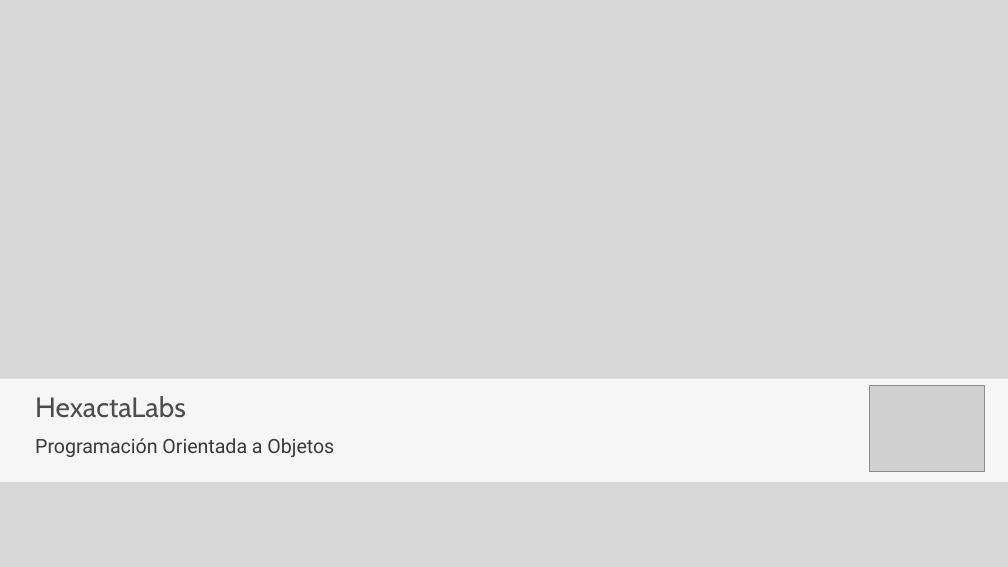
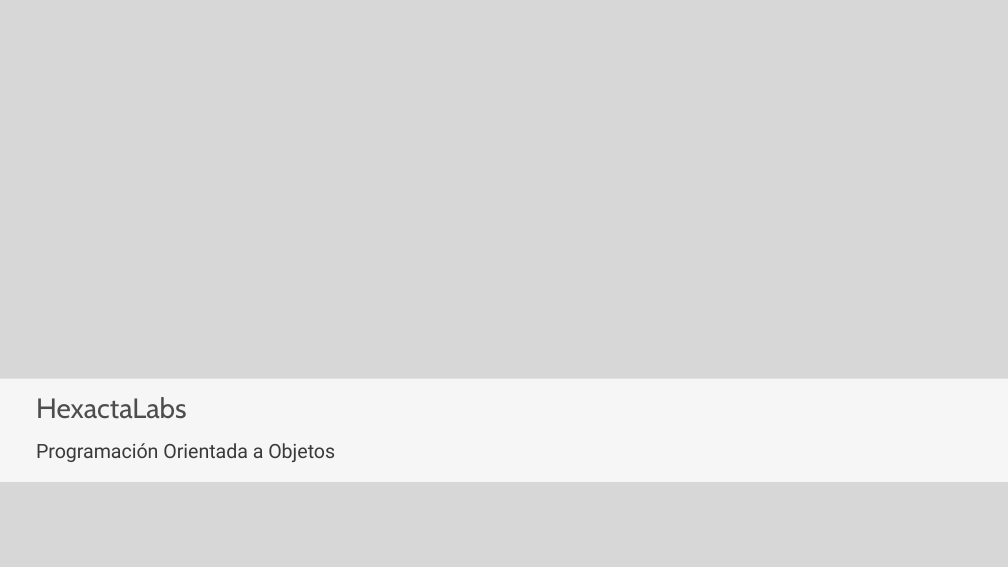
Before and after one commit to hexacta/HexactaLabs-NET, a slide deck: slide 1 of Presentaciones/4 - Programacion Orientada a Objetos.pptx. Drawn at 1008x567 pixels with LibreOffice and Linux fonts; fonts in the diff are those of the drawing; grey boxes stand for pictures; background and template pictures are left out. Boxes give left, top, right and bottom in pixels: in the first picture for what was removed or moved away, otherwise in the second. Text is boxed around its words. In the diff, an @@ line names an element or a change of style, - is before the commit and + after.

```diff
--- a/Presentaciones/4 - Programacion Orientada a Objetos.pptx
+++ b/Presentaciones/4 - Programacion Orientada a Objetos.pptx
@@ picture removed at (x1=870, y1=386, x2=985, y2=473) @@
@@ subtitle "Programación Orientada a Objetos" at (x1=36, y1=443, x2=335, y2=462): indent changed @@
```
Also in this commit, not shown: 13 other slides changed, 3 slides added, 6 slides removed, 2 other files.
